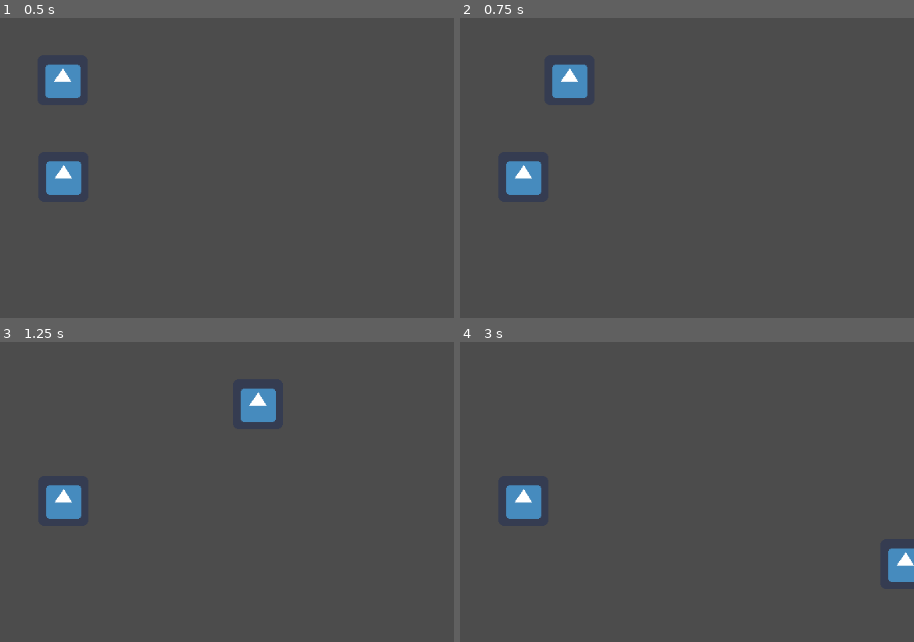
Above: before the commit, frames 1-4 (two rows, left to right).
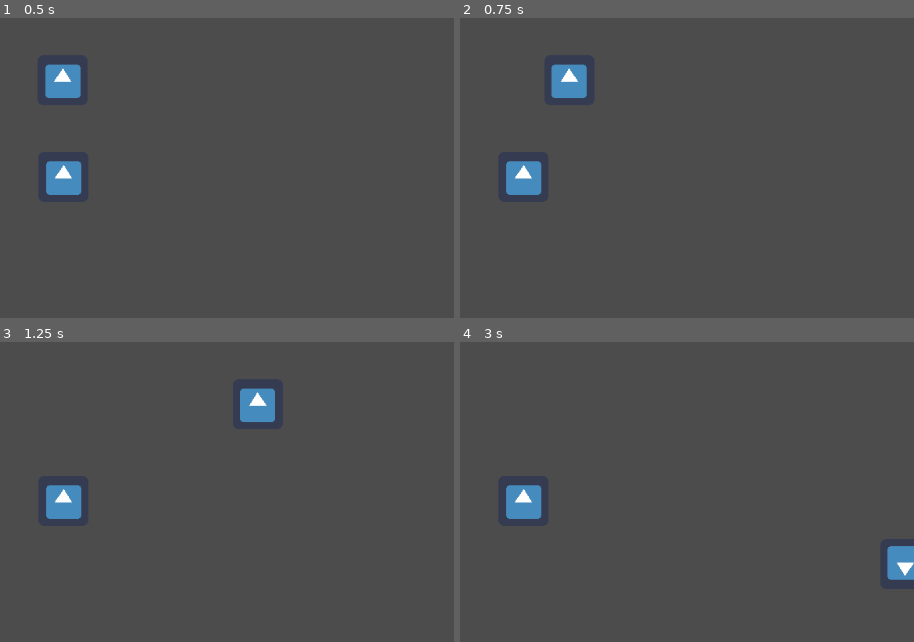
Above: after the commit, the same moments.

Repository: hal255/godot_boss_battles
Game: Godot game, scene res://scenes/World.tscn
Same seed, same stepped clock (60 frames per second), same inputs: the game is played once before the commit and once after it. The engine's default icon, where the game draws it, is replaced by a stand-in: a white triangle on a blue panel in a dark square.
Inputs:
- Up to frame 1 (0.5 s): no input
- Up to frame 2 (0.75 s): tap Enter at 0.5 s; hold Right from 0.53 s (still down)
- Up to frame 3 (1.25 s): keep holding Right; tap Space at 0.77 s
- Up to frame 4 (3 s): release Right at 1.28 s; hold Down 1.28-2.03 s; tap Space at 1.52 s; hold Right 2.03-2.78 s; hold Up from 2.78 s (still down)

Frame 1 is identical in both runs. In frame 2, 0.1% of the frame differs, in the area x 20-29%, y 15-27%; in frame 3, less than 0.1%; in frame 4, 0.3%, in the area x 94-100%, y 68-80%.

Commit message:
Issue #1: Rotated Player on Movement

Diff:
--- a/gd_scripts/player.gd
+++ b/gd_scripts/player_movement.gd
@@ -4,8 +4,12 @@
 var speed = 300
 var slide_multiplier = 3
 
+var h_direction = 0
+var v_direction = 0
 
 func _physics_process(delta):
+	flip_player_image()
+
 	motion.x = 0
 	motion.y = 0
 
@@ -26,3 +30,19 @@
 
 	move_and_slide(motion)
 	pass
+
+func flip_player_image():
+	# flip horizontal
+	if Input.is_key_pressed(KEY_LEFT) or Input.is_key_pressed(KEY_A):
+		h_direction = 0
+	elif Input.is_key_pressed(KEY_RIGHT) or Input.is_key_pressed(KEY_D):
+		h_direction = 1
+
+	# flip vertical
+	if Input.is_key_pressed(KEY_UP) or Input.is_key_pressed(KEY_W):
+		v_direction = 1
+	elif Input.is_key_pressed(KEY_DOWN) or Input.is_key_pressed(KEY_S):
+		v_direction = 0
+
+	get_node("Sprite").set_flip_h(h_direction)
+	get_node("Sprite").set_flip_v(v_direction)
--- a/scenes/World.tscn
+++ b/scenes/World.tscn
@@ -1,6 +1,6 @@
 [gd_scene load_steps=3 format=2]
 
-[ext_resource path="res://gd_scripts/player.gd" type="Script" id=1]
+[ext_resource path="res://gd_scripts/player_movement.gd" type="Script" id=1]
 [ext_resource path="res://assets/art/icon.png" type="Texture" id=2]
 
 [node name="World" type="Node"]
